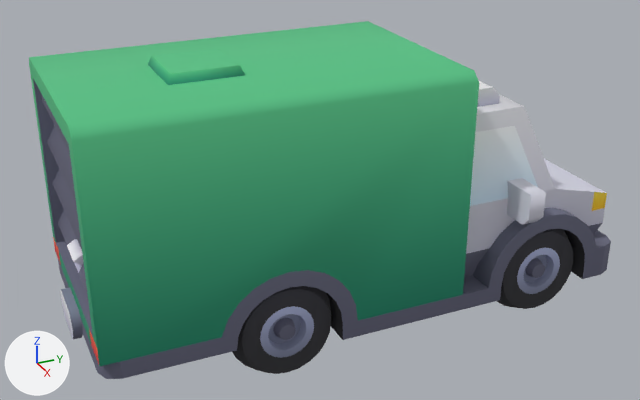
Two versions of the glTF model app/src/main/assets/models/truck_delivery.glb, one commit apart.
Both versions are drawn from a 50 mm lens placed at (8.61, -4.13, 5.77), pointed at (-0.02, -0.25, 1.46). Arrows for +X, +Y and +Z are at lower left; the lights stay in place. The picture after the commit comes second. Where no turn or scale is listed for an object, it has been applied to the vertices.

The first picture shows 'body', 'door', 'wheel-back-right', 'wheel-front-right'.
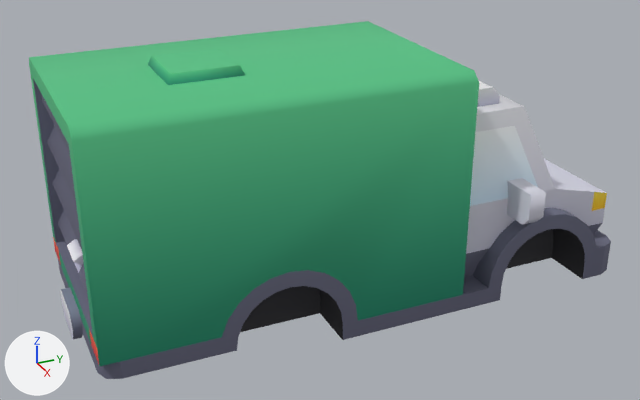
The newer file is also turned or shifted as a whole; pictures and numbers use the older file's frame.

What the commit changed:
Object 'wheel-front-right' (ob_wheel_front_right) is deleted.
Object 'wheel-back-right' (ob_wheel_back_right) is deleted.

Where the change shows, as pixel boxes [x1, y1, x2, y2] in the pictures (640 x 400 px):
'wheel-back-right', deleted
    before: [233, 286, 331, 374]
'wheel-front-right', deleted
    before: [497, 229, 573, 309]
